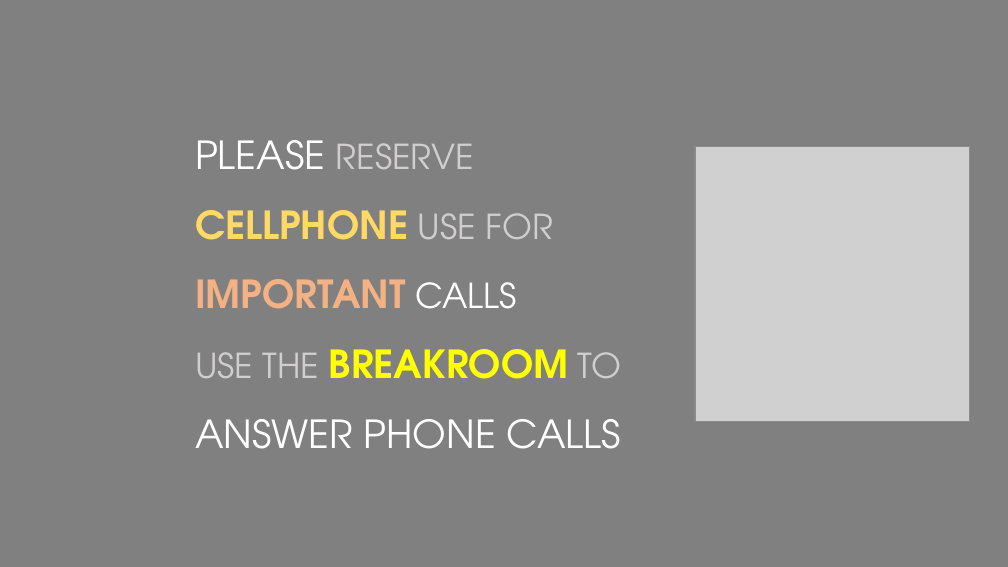
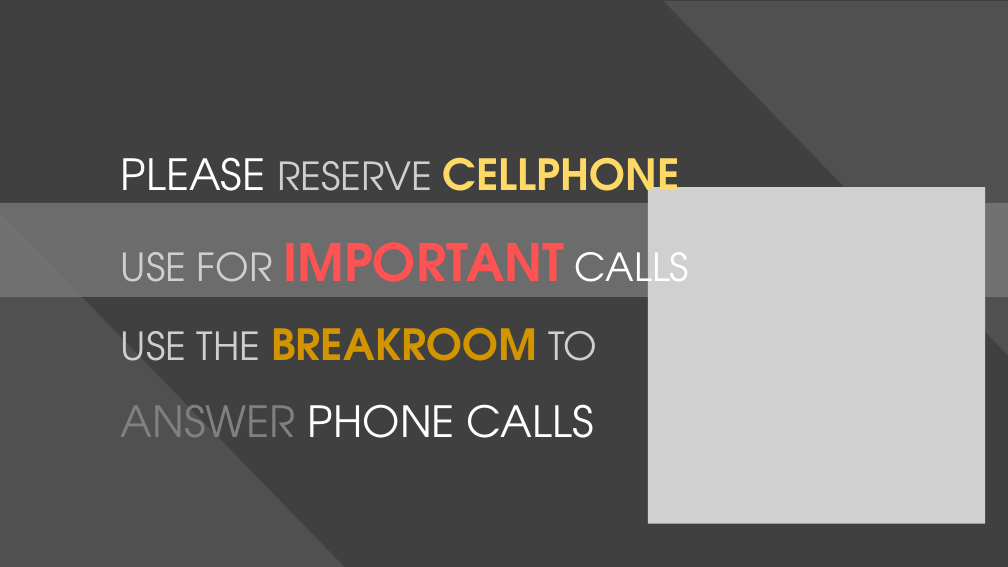
Before and after one commit to ejavier8205/Dashboard, a slide deck: slide 1 of images/slides/Powerpoint/Dashboard Pictures (landscape).pptx. Drawn at 1008x567 pixels with LibreOffice and Linux fonts; fonts in the diff are those of the drawing; grey boxes stand for pictures. Boxes give left, top, right and bottom in pixels: in the first picture for what was removed or moved away, otherwise in the second. Text is boxed around its words. In the diff, an @@ line names an element or a change of style, - is before the commit and + after.

```diff
--- a/images/slides/Powerpoint/Dashboard Pictures (landscape).pptx
+++ b/images/slides/Powerpoint/Dashboard Pictures (landscape).pptx
@@ background #808080 to #404040 @@
@@ triangle added at (663, 1, 1007, 355), fill #808080 at 25% opacity @@
@@ text "PLEASE RESERVE CELLPHONE USE FOR ...": place and size @@
-text "PLEASE RESERVE CELLPHONE USE FOR ..." at (195, 140, 621, 449)
+text "PLEASE RESERVE CELLPHONE USE FOR ..." at (121, 157, 689, 438)
@@ text "PLEASE RESERVE CELLPHONE USE FOR ..." at (121, 157, 689, 438): size 54 to 60 pt in "PLEASE CELLPHONE", "BREAKROOM ANSWER PHONE CALLS"; size 48 to 54 pt in "RESERVE USE FOR CALLS", "USE THE TO"; size 54 to 72 pt, text colour #F4B183 to #FF5353 in "IMPORTANT"; text colour #FFFF00 to #D29500 in "BREAKROOM"; text colour #FFFFFF to #808080 in "ANSWER" @@
@@ rectangle added at (0, 203, 1008, 297), fill #F2F2F2 at 25% opacity @@
@@ picture: place and size @@
-picture at (695, 146, 969, 421)
+picture at (648, 187, 985, 524)
@@ triangle added at (0, 213, 344, 567), fill #808080 at 25% opacity @@
```
Also in this commit, not shown: 5 other slides changed, 8 slides removed, 8 other files.
